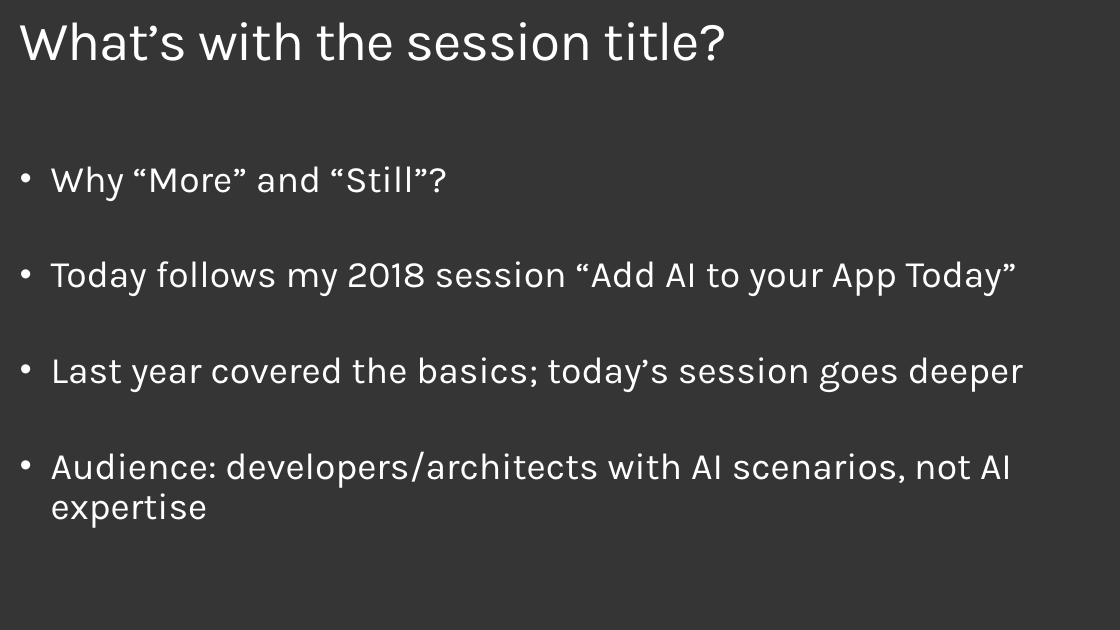
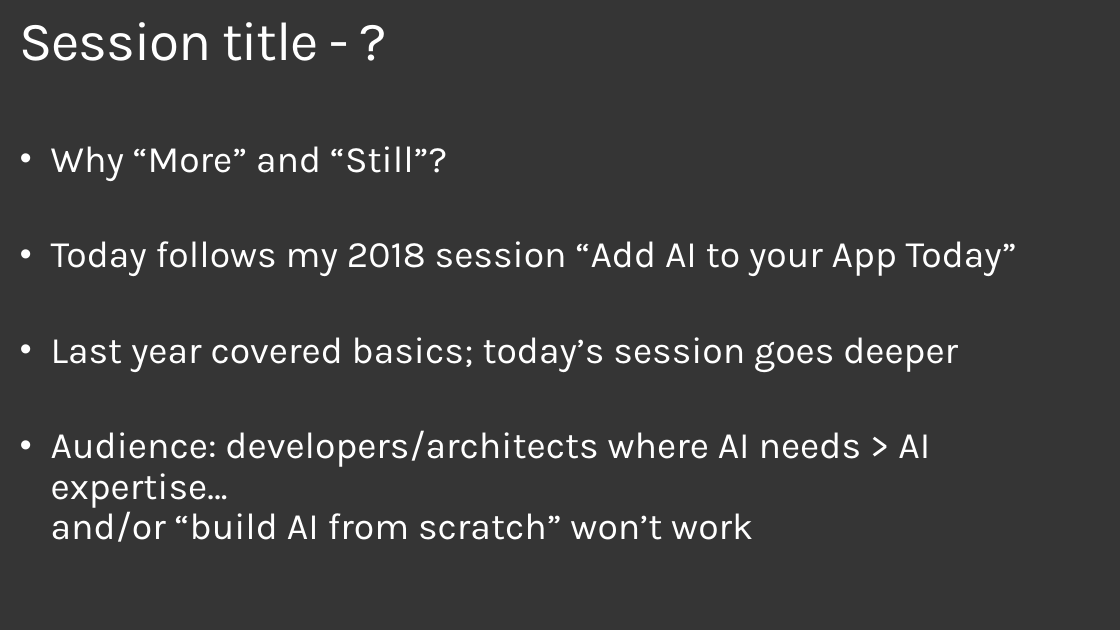
Before and after one commit to plzm/events, a slide deck: slide 3 of GraniteStateCodeCamp2019/gscc19-pelazem.pptx. Drawn at 1120x630 pixels with LibreOffice and Linux fonts; fonts in the diff are those of the drawing; background and template pictures are left out. Boxes give left, top, right and bottom in pixels: in the first picture for what was removed or moved away, otherwise in the second. Text is boxed around its words. In the diff, an @@ line names an element or a change of style, - is before the commit and + after.

```diff
--- a/GraniteStateCodeCamp2019/gscc19-pelazem.pptx
+++ b/GraniteStateCodeCamp2019/gscc19-pelazem.pptx
@@ title at (20,22,319,61): text changed @@
-What’s with the session title?
+Session title - ?
@@ text at (51,337,958,542): text changed @@
-• Last year covered the basics; today’s session goes deeper
-• Audience: developers/architects with AI scenarios, not AI expertise
+• Last year covered basics; today’s session goes deeper
+• Audience: developers/architects where AI needs > AI expertise…
+  and/or “build AI from scratch” won’t work
```
Also in this commit, not shown: 4 other slides changed, 4 slides added, 1 slide removed.
